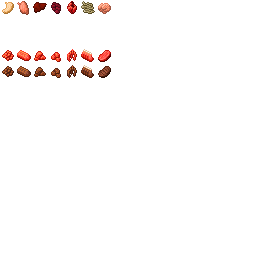
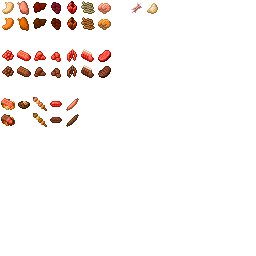
Two versions of the same layered image (w=256, h=256). Layer-by-layer changes:
removed layer "Layer" (was overlay, 56%) over [68, 3, 76, 10]
removed layer "fat layer" (was overlay, 33%) over [3, 3, 92, 77]
removed layer "heart.png" over [68, 3, 76, 10]
painted on "Background" over [1, 2, 158, 127]
